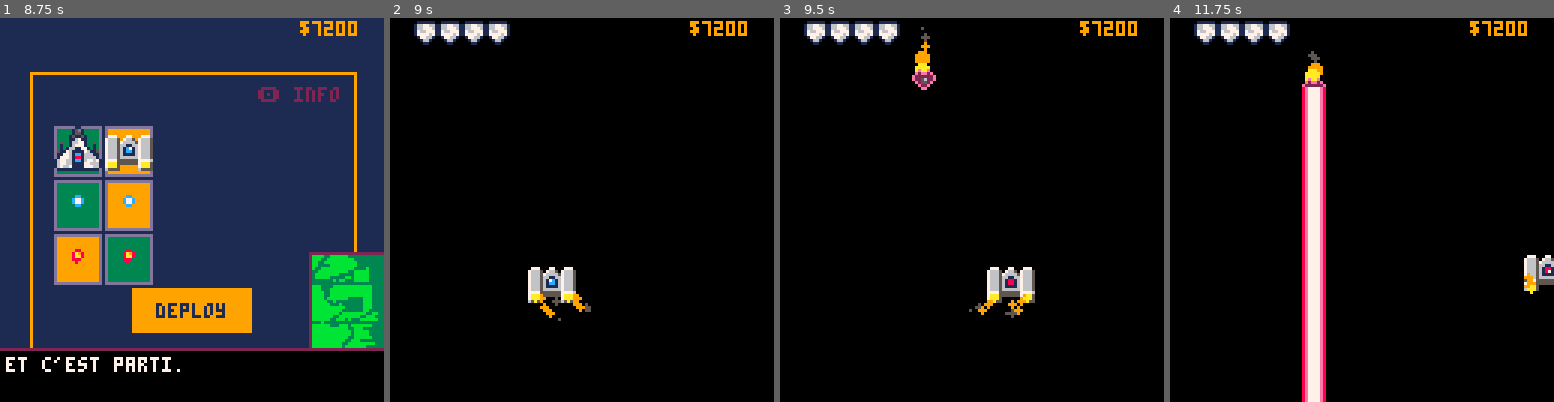
Above: before the commit, frames 1-4 (left to right).
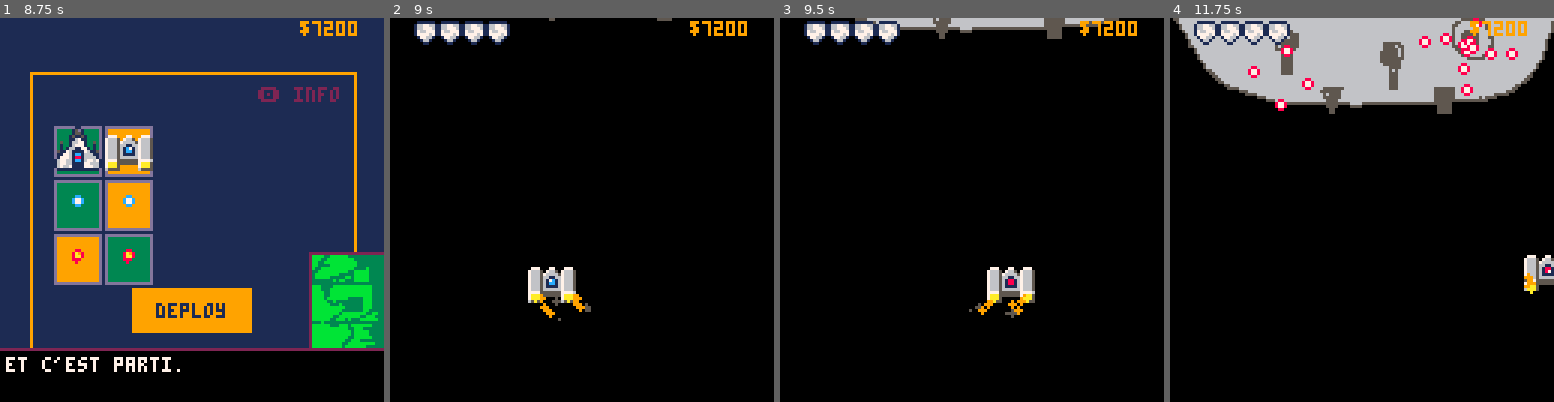
Above: after the commit, the same moments.

Repository: aureliendossantos/new-miami-2080
Game: PICO-8 cartridge miami2080.p8
Same seed, same stepped clock (60 frames per second), same inputs: the game is played once before the commit and once after it.
Inputs:
- Up to frame 1 (8.75 s): tap O (Z key) at 0.33, 1.07, 2.22, 3.72, 5.22, 6.72, 8.22 s; tap Down at 0.7 s; tap X (X key) at 1.43, 2.07, 2.82, 3.57, 4.32, 5.07, 5.82, 6.57, 7.32, 8.07 s; hold Up 1.97-2.63 s; hold Right 2.68-3.02 s; hold Down 3.07-3.73 s; hold Left 3.78-4.12 s; hold Up 4.17-4.5 s; hold Left 4.55-5.05 s; hold Right 5.1-5.93 s; hold Up 5.98-6.65 s; hold Right 6.7-7.03 s; hold Down 7.08-7.75 s; hold Left 7.8-8.13 s; hold Up 8.18-8.52 s; hold Left from 8.57 s (still down)
- Up to frame 2 (9 s): keep holding Left; tap X (X key) at 8.82 s
- Up to frame 3 (9.5 s): release Left at 9.07 s; hold Right from 9.12 s (still down)
- Up to frame 4 (11.75 s): tap X (X key) at 9.57, 10.32, 11.07 s; tap O (Z key) at 9.72, 11.22 s; release Right at 9.95 s; hold Up 10-10.67 s; hold Right 10.72-11.05 s; hold Down from 11.1 s (still down)

Frame 1 is identical in both runs. In frame 2, less than 0.1% of the frame differs, in the area x 41-74%, y 0-1%; in frame 3, 2.3%; in frame 4, 23%, in the area x 0-100%, y 0-100%.

Commit message:
enemy explosion size

Diff:
--- a/miami2080.p8
+++ b/miami2080.p8
@@ -206,7 +206,7 @@
  e_bullets={}
  enemies={}
  explosions={}
- stage=1
+ stage=2
  wave=1
  init_player()
  money_printed=money
@@ -386,7 +386,7 @@
   },
   {
    --giga boss
-	  life=32000,
+	  life=10000,
 	  money=10000,
    anim={128},
    spr_w=16,spr_h=4,
@@ -685,8 +685,8 @@
  		 e.life-=b.damage
  		 --explode(b.x+4,b.y)
  		 for i=1,3 do
-		   add_new_dust(b.x+4,b.y,rnd(2)-1,rnd(1.5)-2,15,rnd(3)+1,0.1,dust_col,true)
-    end
+     add_new_dust(b.x+4,b.y,rnd(2)-1,rnd(1.5)-2,15,rnd(3)+1,0.1,dust_col,true)
+ 			end
  			del(bullets,b)
  			sfx(1)
 			end
@@ -694,8 +694,8 @@
 		--mort
 		if e.life<=0 then
 		 money+=e.money
-		 for i=1,10 do
-		  add_new_dust(e.x+4,e.y+4,rnd(2)-1,rnd(2)-2.1,rnd(10)+20,rnd(6)+2,0.05,dust_col)
+		 for i=1,(e.w+e.h)/2 do
+		  add_new_dust(e.x+e.x1+rnd(e.w),e.y+e.y1+rnd(e.h),rnd(2)-1,rnd(2)-2.1,rnd(10)+20,rnd(6)+2,0.05,dust_col)
    end
   del(enemies,e)
 		end
